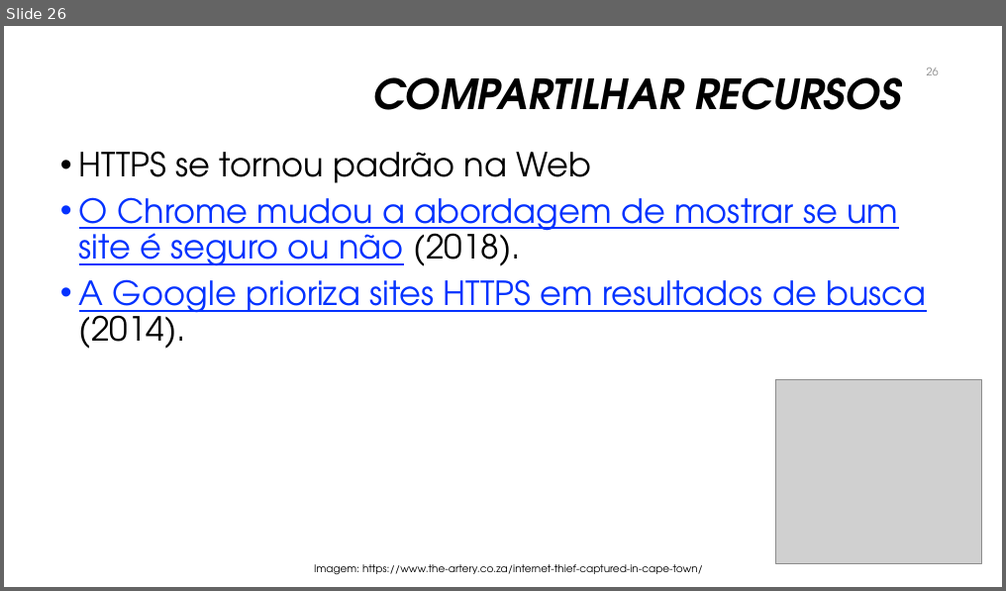
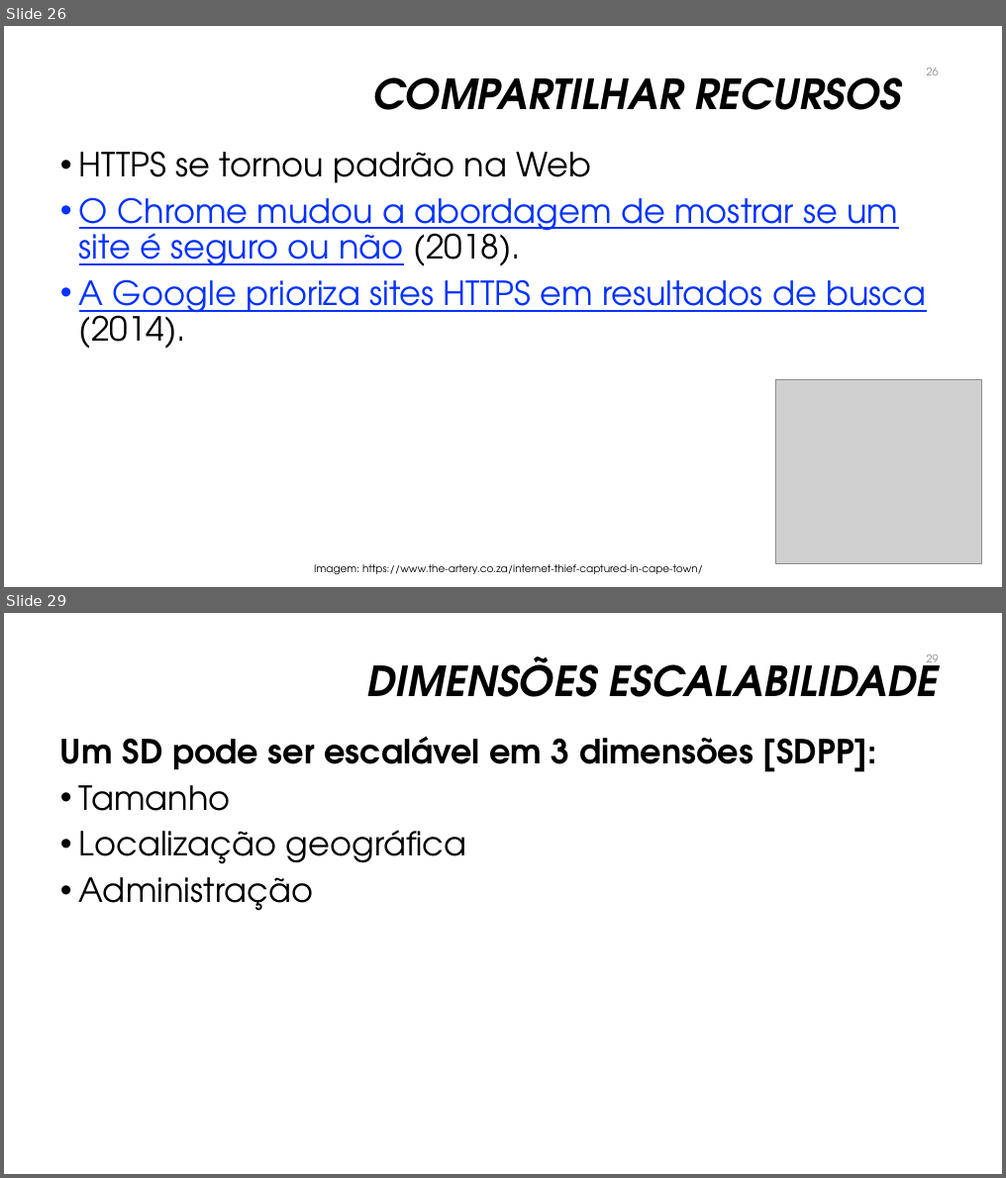
Before and after one commit to manoelcampos/sistemas-distribuidos, a slide deck: introducao-sd.pptx. Shown one above the other, each under a label of ours: slide 26 before the commit, slides 26 and 29 after it; the slides between them are not shown. The pictures are 1006x591 and 1006x1178 pixels, drawn with LibreOffice and Linux fonts; fonts in the diff are those of the drawing; grey boxes stand for pictures; background and template pictures are left out. Boxes give left, top, right and bottom in pixels: in the first picture for what was removed or moved away, otherwise in the second. Text is boxed around its words. In the diff, an @@ line names an element or a change of style, - is before the commit and + after.

```diff
--- a/introducao-sd.pptx
+++ b/introducao-sd.pptx
@@ slide 29 added at box(4, 613, 1002, 1174), background #FFFFFF @@
@@ title added at box(366, 655, 939, 697), 40 pt, text #000000, bold, italic @@
+DIMENSÕES ESCALABILIDADE
@@ page number added at box(927, 655, 939, 669), 10.5 pt, text #8C8C8C @@
+29
@@ text added at box(60, 736, 877, 911), 32 pt, text #000000 @@
+Um SD pode ser escalável em 3 dimensões [SDPP]:
+• Tamanho
+• Localização geográfica
+• Administração
```
Also in this commit, not shown: 2 slides changed, 33 other slides added, 12 other files.
